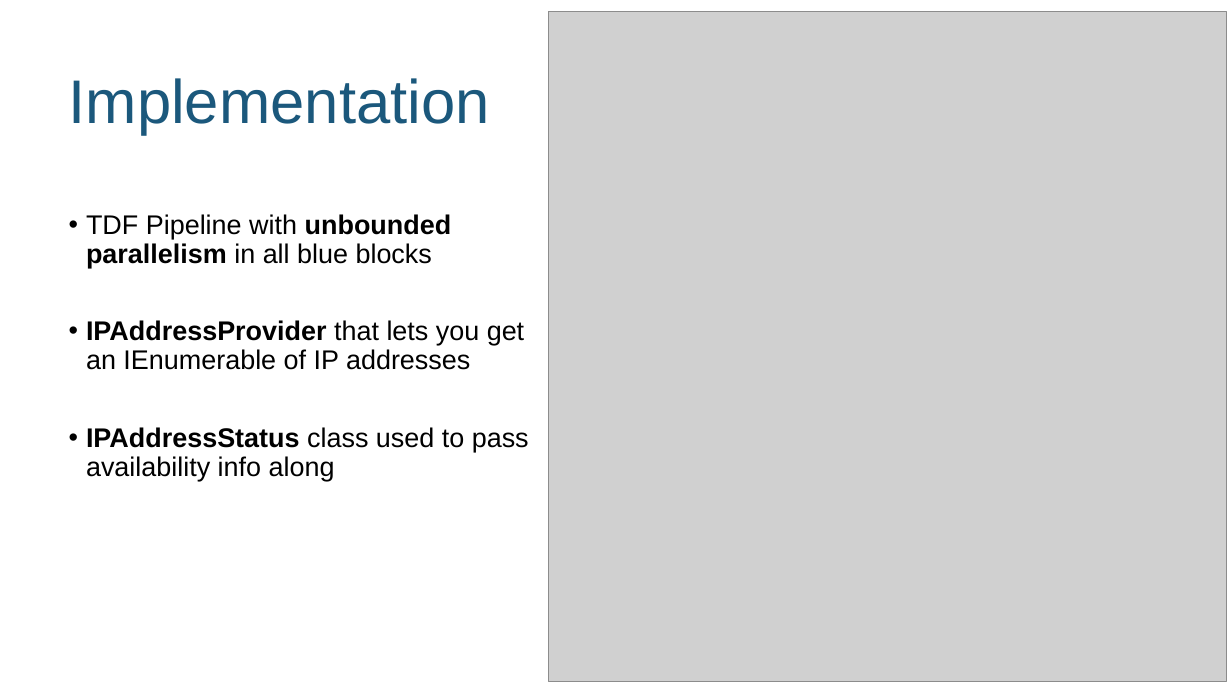
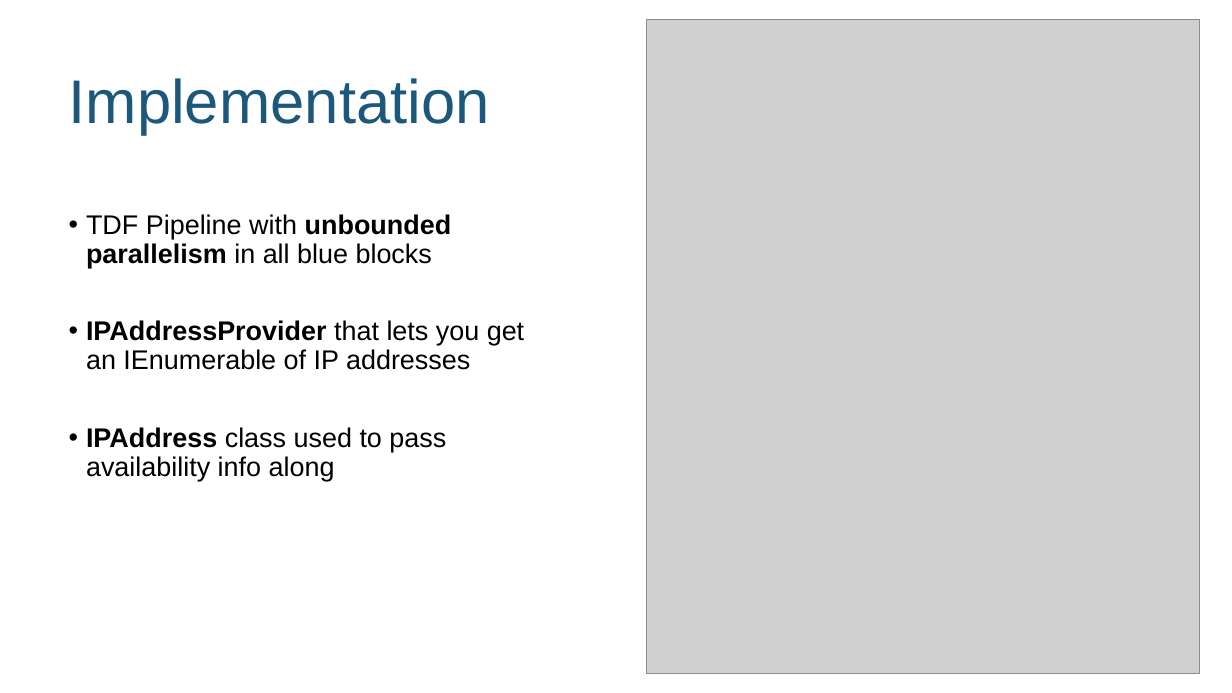
Before and after one commit to KiraGreifeneder/ping-list-bot, a slide deck: slide 3 of slides.pptx. Drawn at 1232x693 pixels with LibreOffice and Linux fonts; fonts in the diff are those of the drawing; grey boxes stand for pictures. Boxes give left, top, right and bottom in pixels: in the first picture for what was removed or moved away, otherwise in the second. Text is boxed around its words. In the diff, an @@ line names an element or a change of style, - is before the commit and + after.

```diff
--- a/slides.pptx
+++ b/slides.pptx
@@ picture: place and size @@
-picture at [549, 12, 1227, 681]
+picture at [647, 19, 1201, 673]
@@ text at [86, 427, 446, 481]: text changed @@
-• IPAddressStatus class used to pass availability info along
+• IPAddress class used to pass availability info along
```
Also in this commit, not shown: 1 other file.
